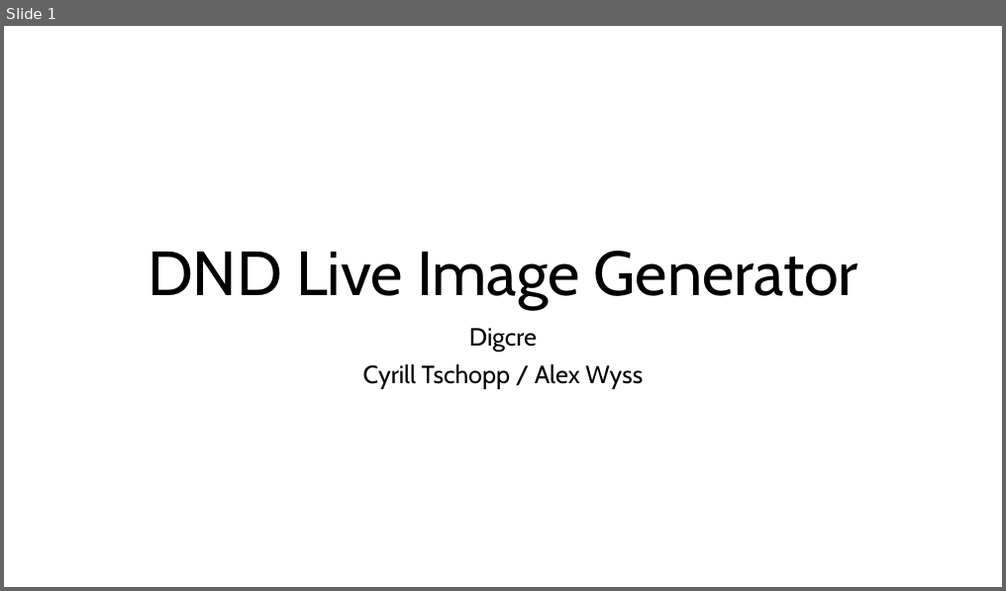
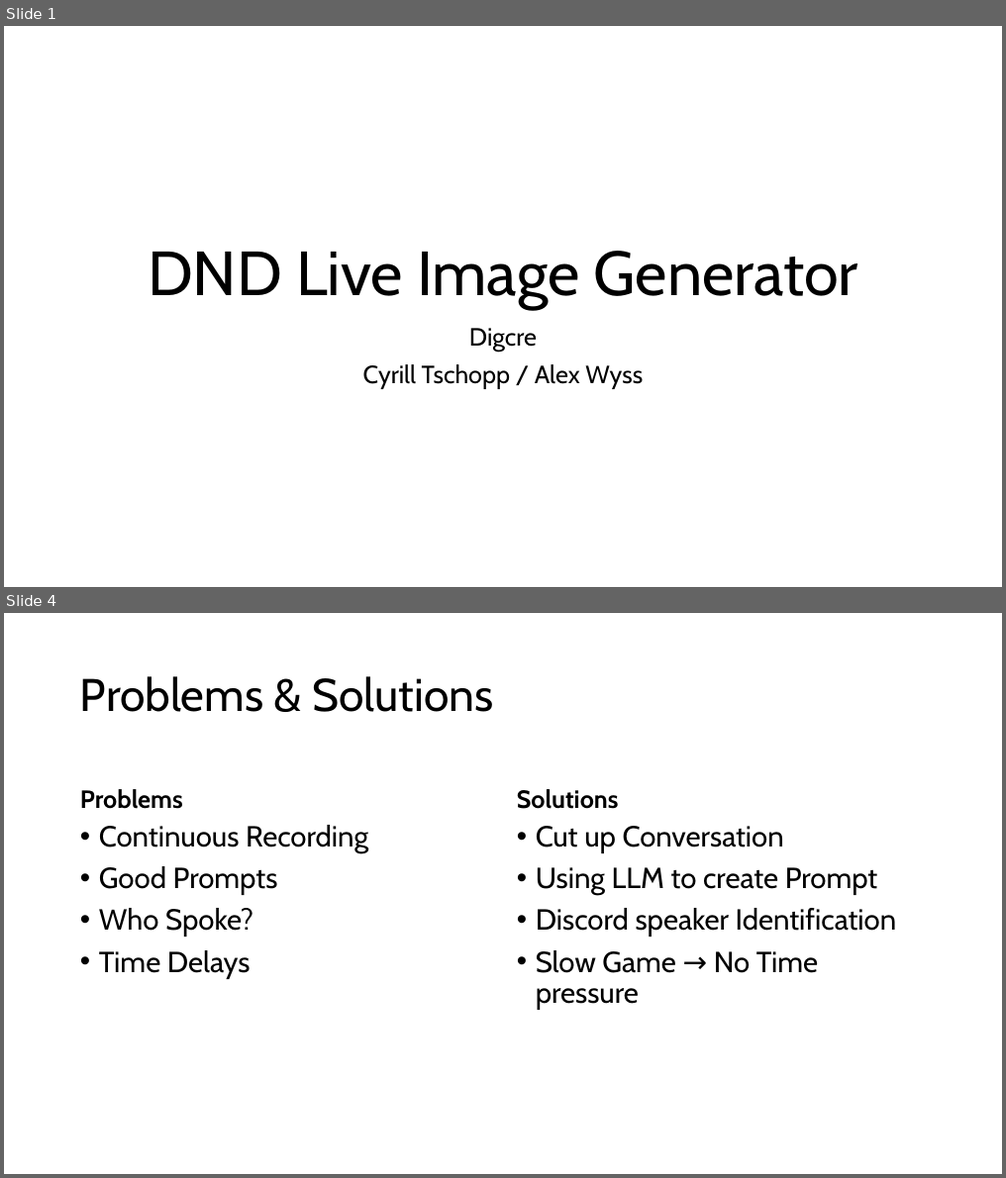
Before and after one commit to Niric02/Digcre_Speech_to_Picture, a slide deck: DND Live Image Generator.pptx. Shown one above the other, each under a label of ours: slide 1 before the commit, slides 1 and 4 after it; the slides between them are not shown. The pictures are 1006x591 and 1006x1178 pixels, drawn with LibreOffice and Linux fonts; fonts in the diff are those of the drawing. Boxes give left, top, right and bottom in pixels: in the first picture for what was removed or moved away, otherwise in the second. Text is boxed around its words. In the diff, an @@ line names an element or a change of style, - is before the commit and + after.

```diff
--- a/DND Live Image Generator.pptx
+++ b/DND Live Image Generator.pptx
@@ slide 4 added at bbox=[4, 613, 1002, 1174], background #FFFFFF @@
@@ title added at bbox=[80, 676, 493, 712], 44 pt, text #000000 @@
+Problems & Solutions
@@ text added at bbox=[80, 789, 183, 809], 24 pt, text #000000, bold @@
+Problems
@@ text added at bbox=[517, 789, 619, 809], 24 pt, text #000000, bold @@
+Solutions
@@ text added at bbox=[99, 825, 368, 979], 28 pt, text #000000 @@
+• Continuous Recording
+• Good Prompts
+• Who Spoke?
+• Time Delays
@@ text added at bbox=[536, 826, 897, 1010], 28 pt, text #000000 @@
+• Cut up Conversation
+• Using LLM to create Prompt
+• Discord speaker Identification
+• Slow Game → No Time pressure
```
Also in this commit, not shown: 2 slides changed, 1 other slide added, 5 other files.
